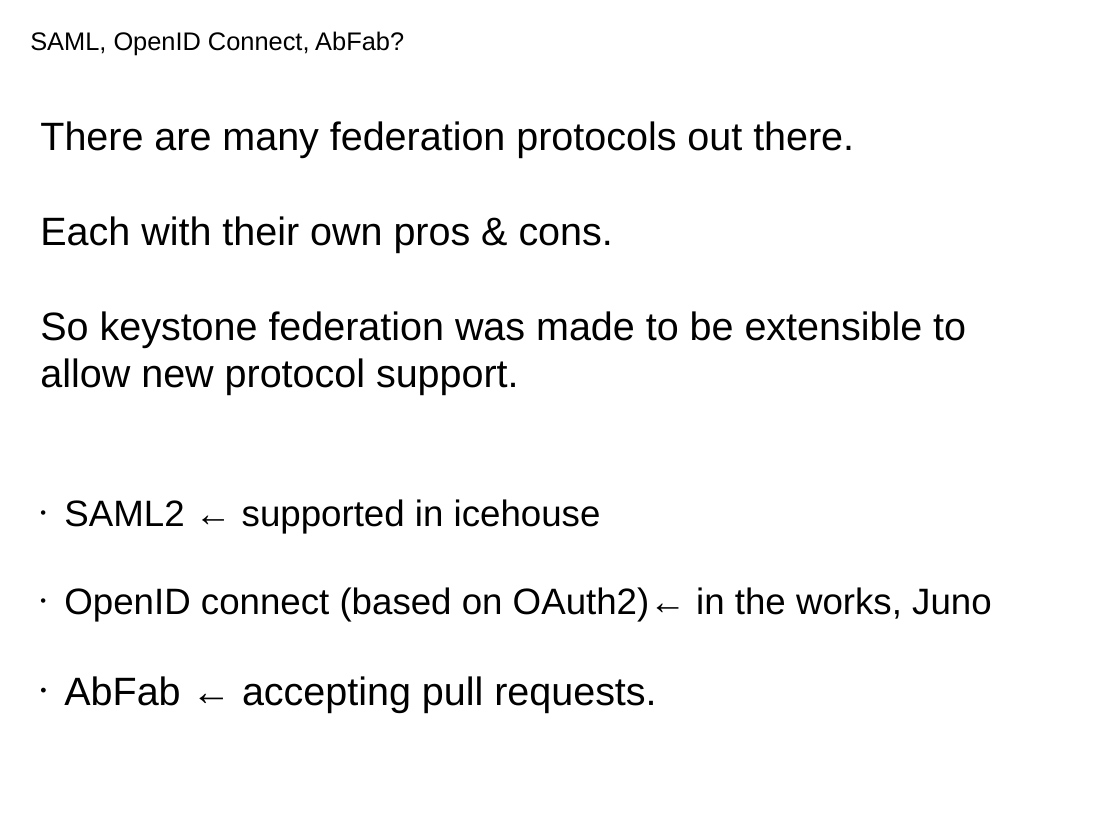
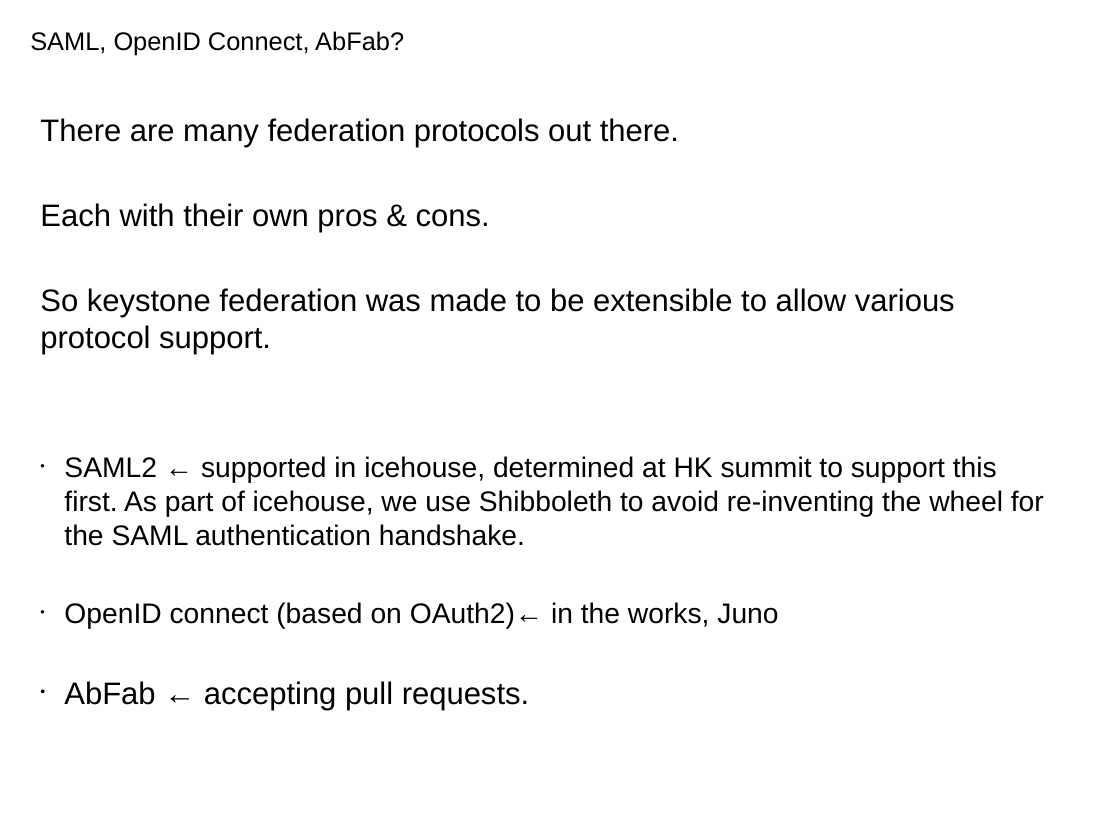
Before and after one commit to joesavak/OpenStackFederation, a slide deck: slide 6 of os-federation.odp. Drawn at 1120x840 pixels with LibreOffice and Linux fonts; fonts in the diff are those of the drawing. Boxes give left, top, right and bottom in pixels: in the first picture for what was removed or moved away, otherwise in the second. Text is boxed around its words. In the diff, an @@ line names an element or a change of style, - is before the commit and + after.

```diff
--- a/os-federation.odp
+++ b/os-federation.odp
@@ text at [40,118,778,710]: size 28 to 22 pt in "There are many federation protocols out there.", "Each with their own pros & cons.", "AbFab ← accepting pull requests."; size 26 to 20 pt in "OpenID connect (based on OAuth2)← in the ..." @@
@@ text at [40,288,1044,546]: text changed; size 28 to 20 pt @@
-So keystone federation was made to be extensible to allow new protocol support.
-• SAML2 ← supported in icehouse
+So keystone federation was made to be extensible to allow various protocol support.
+• SAML2 ← supported in icehouse, determined at HK summit to support this first. As part of icehouse, we use Shibboleth to avoid re-inventing the wheel for the SAML authentication handshake.
```
Also in this commit, not shown: 5 other slides changed, 2 slides added, 2 slides removed.
